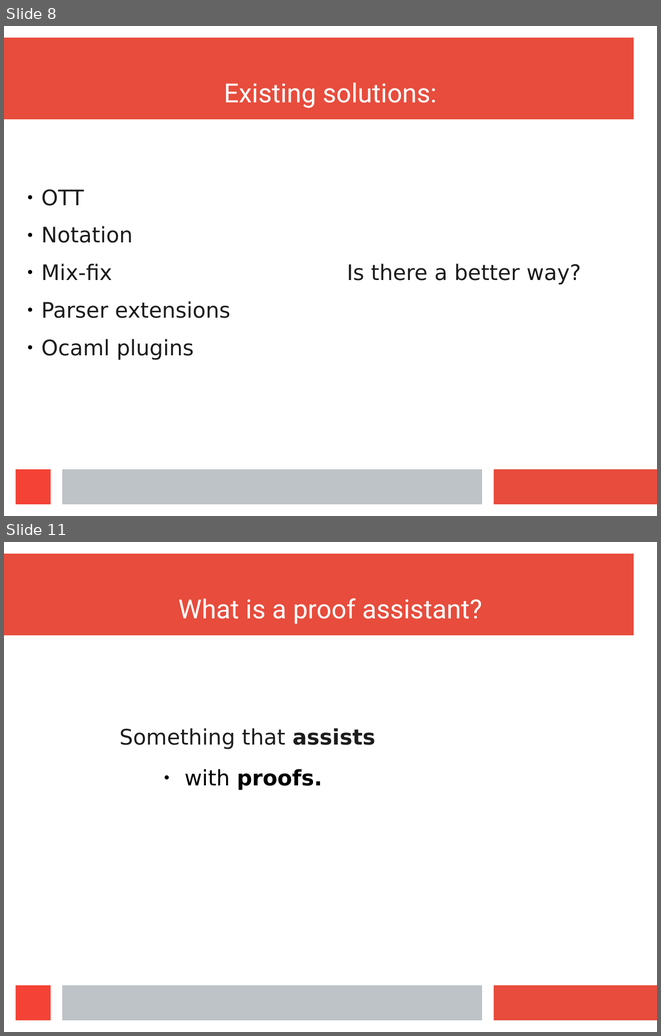
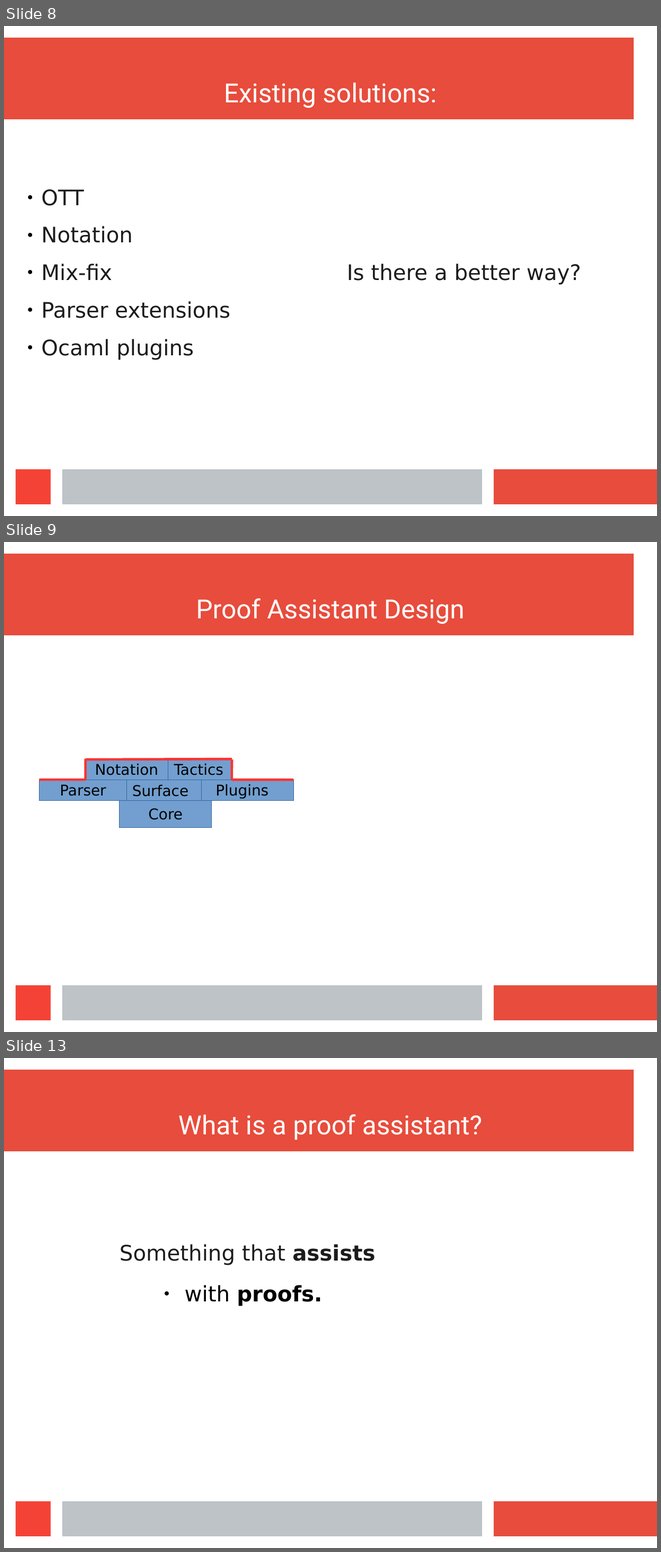
Before and after one commit to wilbowma/cur, a slide deck: hope-2016/slides.odp. Shown one above the other, each under a label of ours: slides 8 and 11 before the commit, slides 8, 9 and 13 after it; the slides between them are not shown. The pictures are 661x1036 and 661x1552 pixels, drawn with LibreOffice and Linux fonts; fonts in the diff are those of the drawing. Boxes give left, top, right and bottom in pixels: in the first picture for what was removed or moved away, otherwise in the second. Text is boxed around its words. In the diff, an @@ line names an element or a change of style, - is before the commit and + after.

```diff
--- a/hope-2016/slides.odp
+++ b/hope-2016/slides.odp
@@ slide 9 added at (x1=4, y1=542, x2=657, y2=1032), background #FFFFFF; not listed: 4 template elements that a slide beside it also shows @@
@@ title added at (x1=196, y1=598, x2=465, y2=624), 32 pt, text #FFFFFF @@
+Proof Assistant Design
@@ rectangle added at (x1=85, y1=759, x2=168, y2=779), fill #729FCF, outline #3465A4 0 pt, 18 pt, text #000000 @@
+Notation
@@ line added from (85, 759) to (232, 759), #FF3333 3 pt @@
@@ line added from (85, 779) to (85, 759), #FF3333 3 pt @@
@@ rectangle added at (x1=166, y1=759, x2=232, y2=779), fill #729FCF, outline #3465A4 0 pt, 18 pt, text #000000 @@
+Tactics
@@ line added from (232, 779) to (232, 759), #FF3333 3 pt @@
@@ rectangle added at (x1=39, y1=779, x2=126, y2=800), fill #729FCF, outline #3465A4 0 pt, 18 pt, text #000000 @@
+Parser
@@ line added from (39, 779) to (85, 779), #FF3333 3 pt @@
@@ rectangle added at (x1=120, y1=779, x2=201, y2=800), fill #729FCF, outline #3465A4 0 pt, 18 pt, text #000000 @@
+Surface
@@ rectangle added at (x1=191, y1=779, x2=294, y2=800), fill #729FCF, outline #3465A4 0 pt, 18 pt, text #000000 @@
+Plugins
@@ line added from (232, 779) to (294, 779), #FF3333 3 pt @@
@@ rectangle added at (x1=120, y1=800, x2=212, y2=828), fill #729FCF, outline #3465A4 0 pt, 18 pt, text #000000 @@
+Core
@@ what was slide 11 is now slide 13 @@
```
Also in this commit, not shown: 2 slides changed, 1 other slide added, 1 slide removed.
